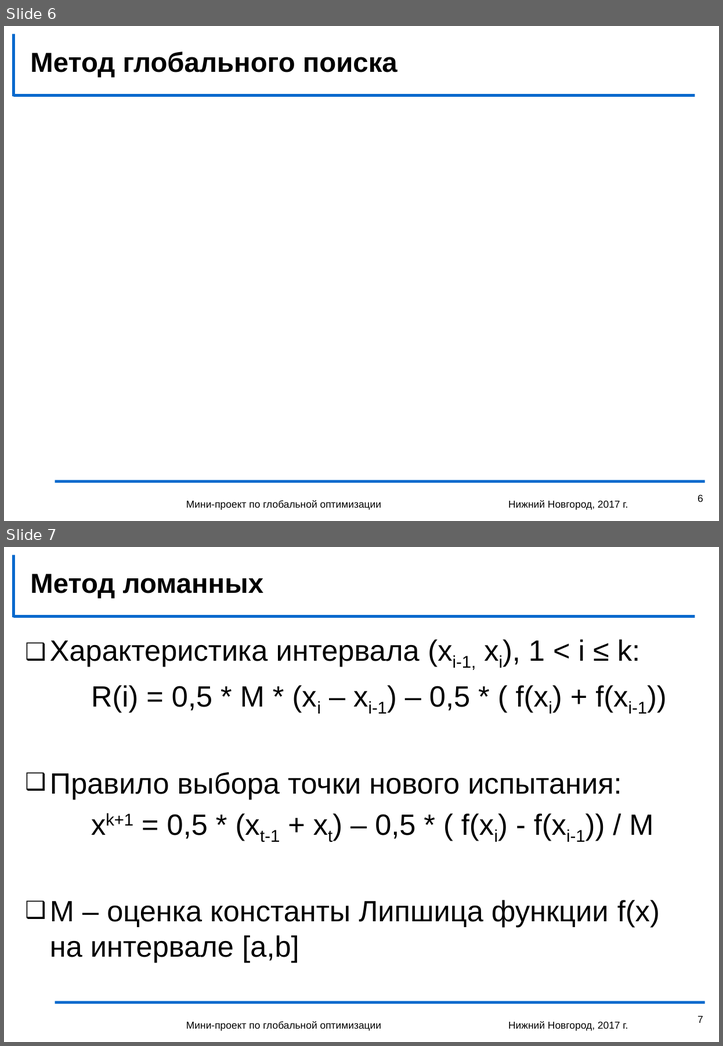
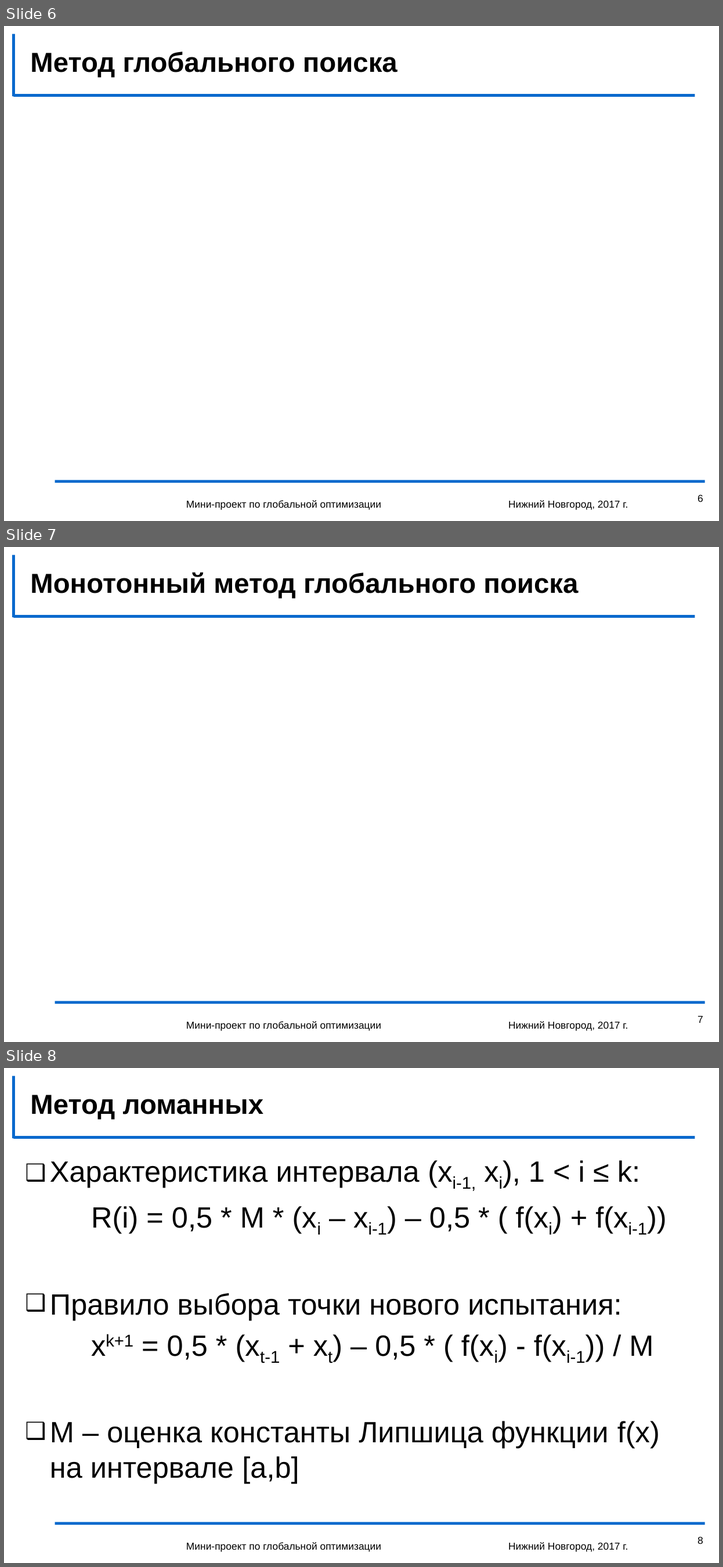
Before and after one commit to Death-Boy-Dmi/ITLabSearchForAGlobalMinimum, a slide deck: storage structure.pptx. Shown one above the other, each under a label of ours: slides 6 and 7 before the commit, slides 6, 7 and 8 after it. The pictures are 723x1046 and 723x1567 pixels, drawn with LibreOffice and Linux fonts; fonts in the diff are those of the drawing; grey boxes stand for pictures; background and template pictures are left out. Boxes give left, top, right and bottom in pixels: in the first picture for what was removed or moved away, otherwise in the second. Text is boxed around its words. In the diff, an @@ line names an element or a change of style, - is before the commit and + after.

Commit message:
Oops

```diff
--- a/storage structure.pptx
+++ b/storage structure.pptx
@@ slide 7 added at <box>4,547,719,1042</box>, background #FFFFFF; not listed: 3 template elements that a slide beside it also shows @@
@@ title added at <box>30,572,578,599</box>, 30 pt, text #000000, bold @@
+Монотонный метод глобального поиска
@@ page number added at <box>697,1016,703,1023</box>, 11 pt, text #000000 @@
+7
@@ text added at <box>186,1021,381,1031</box>, 11 pt, text #000000 @@
+Мини-проект по глобальной оптимизации
@@ text added at <box>508,1021,628,1031</box>, 11 pt, text #000000 @@
+Нижний Новгород, 2017 г.
@@ what was slide 7 is now slide 8 @@
@@ page number at <box>697,1537,703,1544</box>: text changed @@
-7
+8
```
